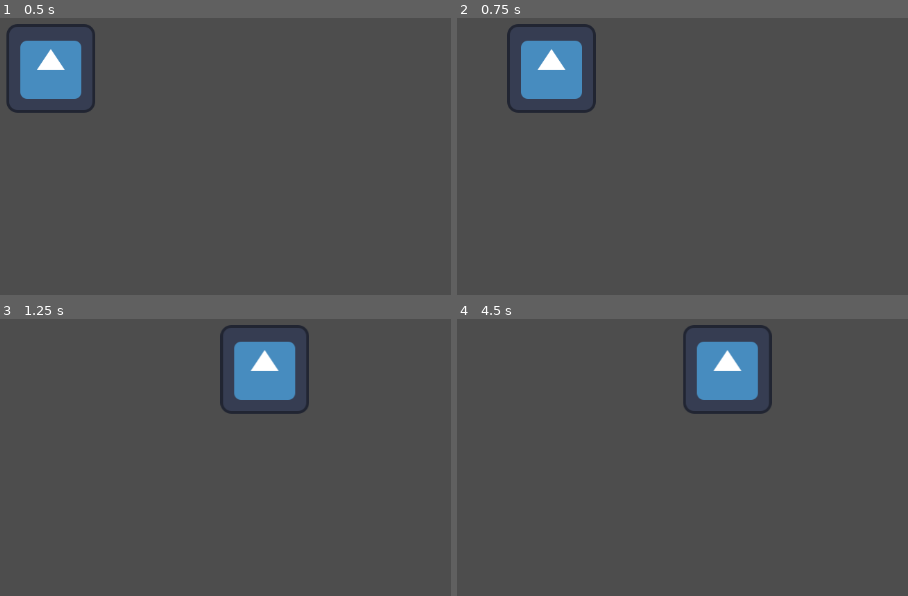
Above: before the commit, frames 1-4 (two rows, left to right).
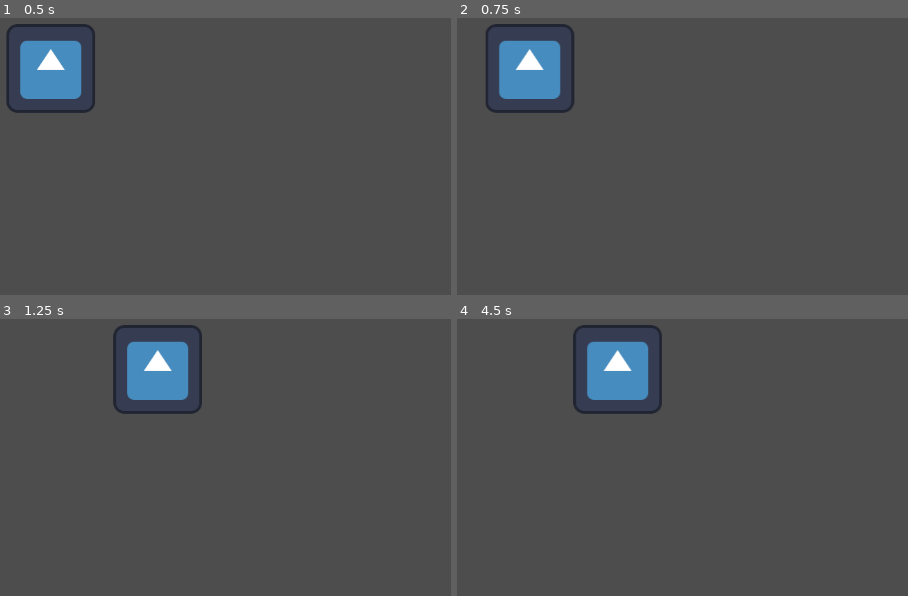
Above: after the commit, the same moments.

Repository: dkomnen/game_resources_mega_repo
Game: Godot game, scene res://scenes/top_down_test.tscn
The game is run twice, just before and just after one commit, with the same random seed, the same clock (stepped at 60 frames per second) and the same inputs. This scene is started directly instead of the project's main scene. The engine's default icon, where the game draws it, is replaced by a stand-in: a white triangle on a blue panel in a dark square.
Inputs:
- Up to frame 1 (0.5 s): no input
- Up to frame 2 (0.75 s): tap Enter at 0.5 s; hold Right (ui_right) from 0.53 s (still down)
- Up to frame 3 (1.25 s): keep holding Right (ui_right)
- Up to frame 4 (4.5 s): release Right (ui_right) at 1.28 s; hold Down (ui_down) 1.28-2.03 s; hold Right (ui_right) 2.03-2.78 s; hold Up (ui_up) 2.78-3.53 s; hold Left (ui_left) from 3.53 s (still down)

Frame 1 is identical in both runs. In frame 2, 3.2% of the frame differs, in the area x 6-31%, y 2-35%; in frame 3, 7.4%; in frame 4, 7.5%, in the area x 25-70%, y 2-35%.

Commit message:
local commit

Diff:
--- a/templates_project/scenes/top_down_test.tscn
+++ b/templates_project/scenes/top_down_test.tscn
@@ -12,7 +12,7 @@
 position = Vector2(1, 1)
 motion_mode = 1
 script = ExtResource("1_ynpkk")
-movement_speed = 500.0
+movement_speed = 250.0
 accelleration = 10.0
 
 [node name="Sprite2D" type="Sprite2D" parent="CharacterBody2D"]
--- a/templates_project/templates/turn_based_battle/turn_based_battle.tscn
+++ b/templates_project/templates/turn_based_battle/turn_based_battle.tscn
@@ -1,3 +1,6 @@
-[gd_scene format=3 uid="uid://dkraxinxftj7b"]
+[gd_scene load_steps=2 format=3 uid="uid://dkraxinxftj7b"]
+
+[ext_resource type="Script" path="res://templates/turn_based_battle/turn_based_battle.gd" id="1_fmbrf"]
 
 [node name="turn_based_battle" type="Node2D"]
+script = ExtResource("1_fmbrf")
Not shown: 1 places in templates_project/scenes/top_down_test.tscn that only renumber resources
